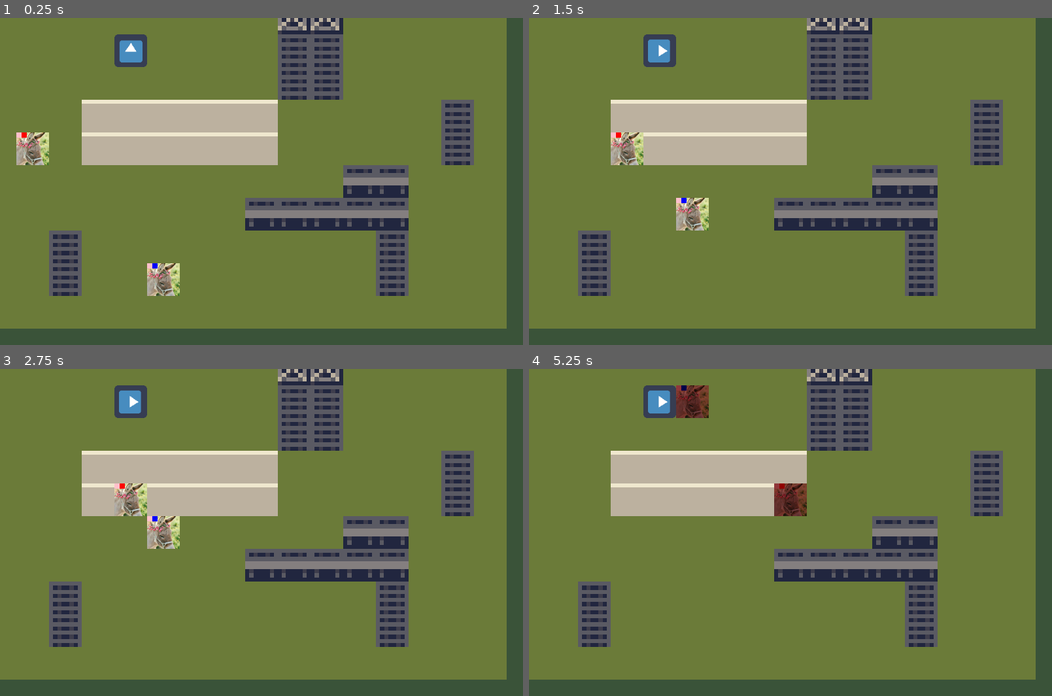
Above: before the commit, frames 1-4 (two rows, left to right).
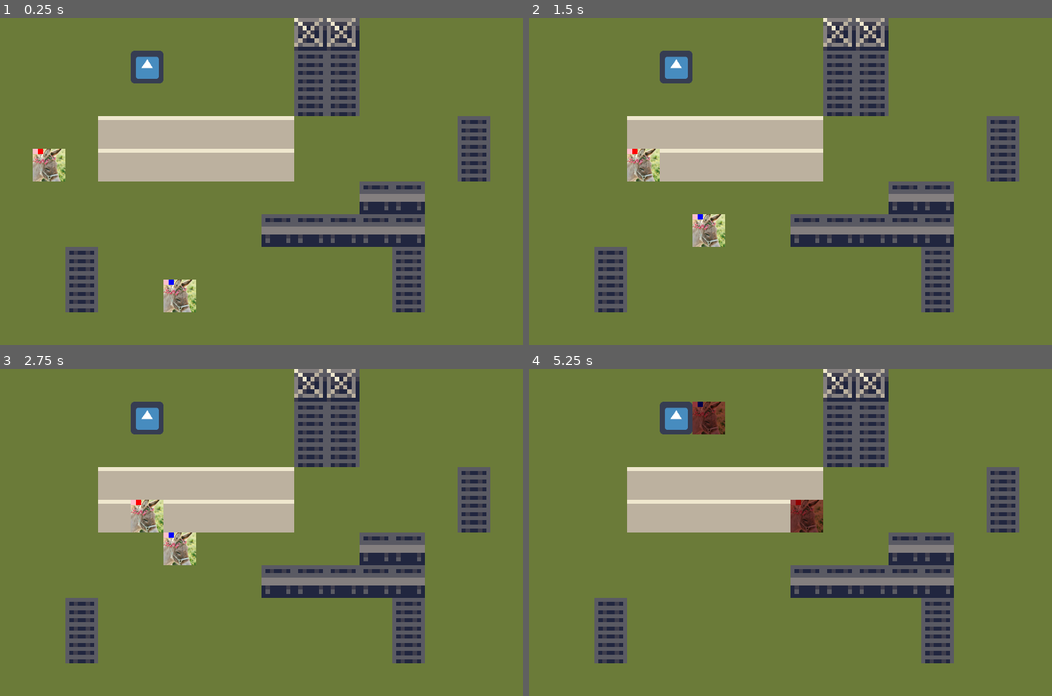
Above: after the commit, the same moments.

Repository: allemansratten/sos
Game: Godot game, scene res://scenes/game.tscn
Two runs of this game, one before a commit and one after it. Both use one fixed random seed, a clock stepped at 60 frames per second and the inputs below. The engine's default icon, where the game draws it, is replaced by a stand-in: a white triangle on a blue panel in a dark square.
Inputs (mouse positions are in pixels of both pictures, inside the frame that each line leads up to):
- Up to frame 1 (0.25 s): no input
- Up to frame 2 (1.5 s): tap Enter at 0.5 s; move the mouse to (659, 50) at 0.52 s; click (659, 50) at 0.67 s; tap Space at 1.25 s; move the mouse to (685, 197) at 1.27 s; click (685, 197) at 1.42 s
- Up to frame 3 (2.75 s): tap Enter at 2 s; move the mouse to (313, 460) at 2.02 s; click (313, 460) at 2.17 s
- Up to frame 4 (5.25 s): tap Space at 2.75, 4.25 s; move the mouse to (764, 597) at 2.77 s; click (764, 597) at 2.92 s; tap Enter at 3.5 s; move the mouse to (947, 581) at 3.52 s; click (947, 581) at 3.67 s; move the mouse to (633, 483) at 4.27 s; click (633, 483) at 4.42 s; move the mouse to (816, 532) at 5.02 s; click (816, 532) at 5.17 s

The runs differ from the first frame. In frame 1, 31% of the frame differs, in the area x 0-100%, y 0-100%; in frame 2, 31%; in frame 3, 30%; in frame 4, 31%.

Commit message:
Activated cam

Diff:
--- a/scripts/gamescene_root.gd
+++ b/scripts/gamescene_root.gd
@@ -8,6 +8,7 @@
 # Called when the node enters the scene tree for the first time.
 func _ready():
 	# randomize seeds generators
+	$MapCamera.make_current()
 	randomize()
 
 # Called every frame. 'delta' is the elapsed time since the previous frame.
